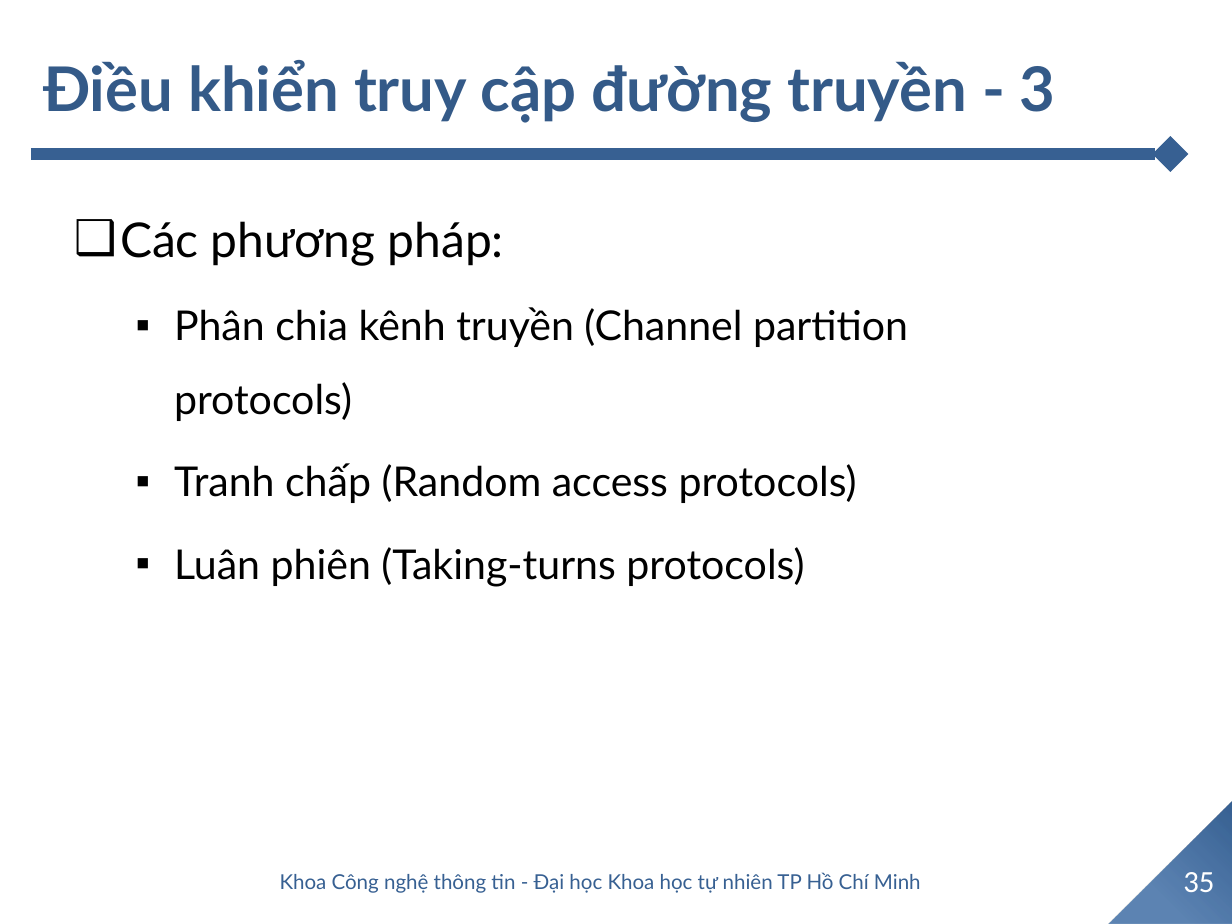
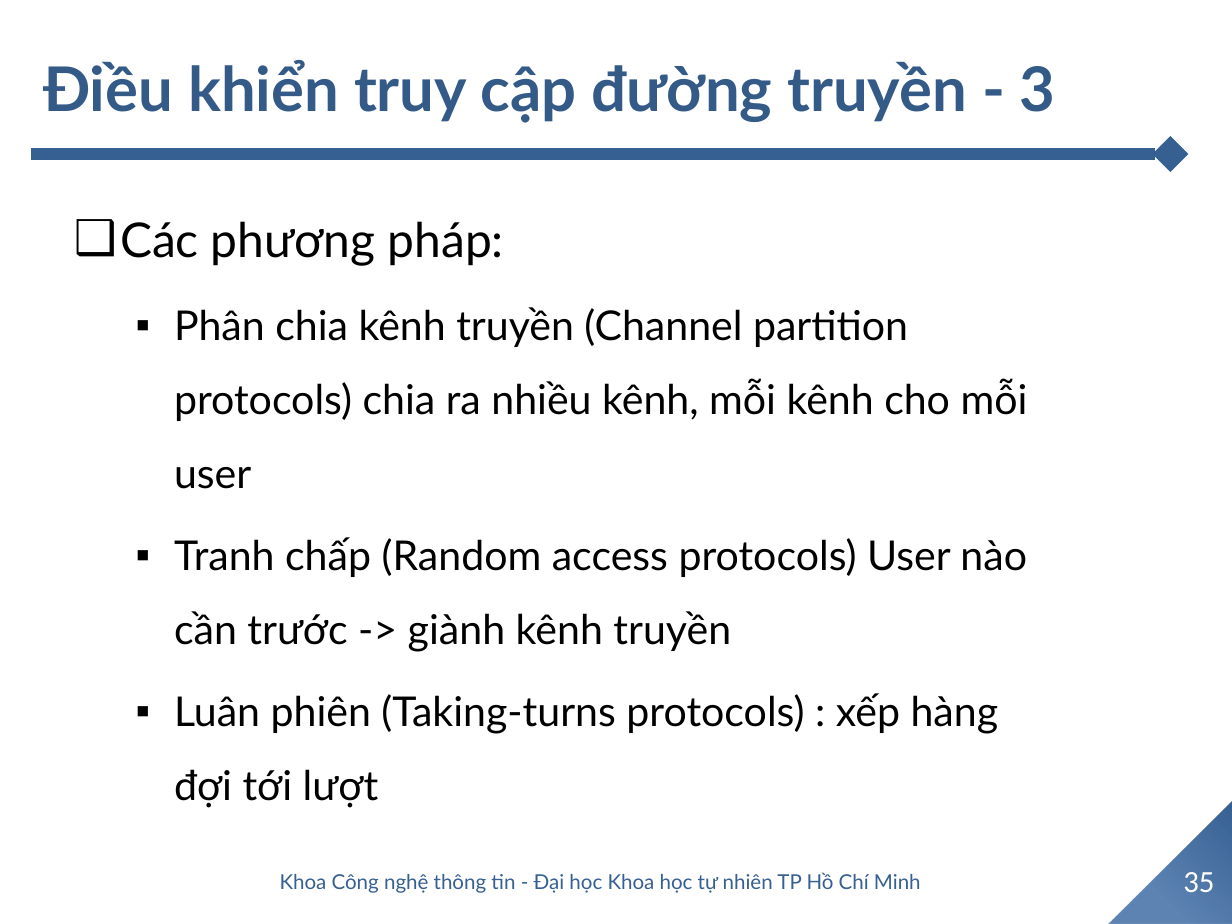
Before and after one commit to TommyandTina/Linux-Lab, a slide deck: slide 35 of APR-2024/0404/06a. Link layer.pptx. Drawn at 1232x924 pixels with LibreOffice and Linux fonts; fonts in the diff are those of the drawing; background and template pictures are left out. Boxes give left, top, right and bottom in pixels: in the first picture for what was removed or moved away, otherwise in the second. Text is boxed around its words. In the diff, an @@ line names an element or a change of style, - is before the commit and + after.

```diff
--- a/APR-2024/0404/06a. Link layer.pptx
+++ b/APR-2024/0404/06a. Link layer.pptx
@@ text at (x1=174, y1=307, x2=1028, y2=808): text changed @@
-  ▪ Phân chia kênh truyền (Channel partition protocols)
-  ▪ Tranh chấp (Random access protocols)
-  ▪ Luân phiên (Taking-turns protocols)
+  ▪ Phân chia kênh truyền (Channel partition protocols) chia ra nhiều kênh, mỗi kênh cho mỗi user
+  ▪ Tranh chấp (Random access protocols) User nào cần trước -> giành kênh truyền
+  ▪ Luân phiên (Taking-turns protocols) : xếp hàng đợi tới lượt
```
Also in this commit, not shown: 34 other slides changed, 26 other files.
